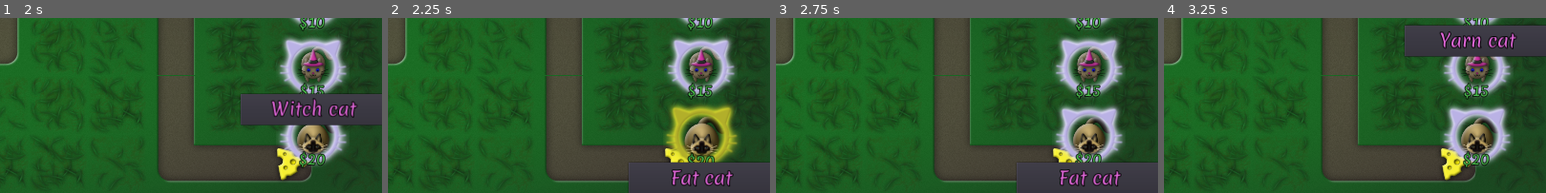
Above: before the commit, frames 1-4 (left to right).
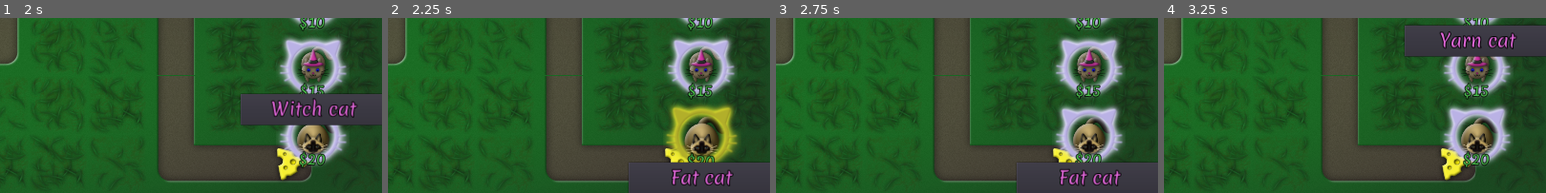
Above: after the commit, the same moments.

Repository: vibrunazo/godot-cats
Game: Godot game, scene res://scenes/maps/Map02.tscn
Same seed, same stepped clock (60 frames per second), same inputs: the game is played once before the commit and once after it. This scene is started directly instead of the project's main scene. Sound files missing from this copy of the repository are replaced by a short silence.
Inputs:
- Up to frame 1 (2 s): click "$10" at 0.5 s; click "$15" at 1.25 s
- Up to frame 2 (2.25 s): click "$20" at 2 s
- Up to frame 3 (2.75 s): no input
- Up to frame 4 (3.25 s): click "$10" at 2.75 s
The pictures show only the part of the screen within x 50-100%, y 34-83%; the shares and areas given below are measured in that part.

Frame 1 is identical in both runs. In frame 2, 0.2% of the frame differs, in the area x 74-91%, y 86-96%; in frame 3, 0.2%; in frame 4, nothing differs.

Commit message:
tooltips on cat buttons

Diff:
--- a/scenes/CircleButton.gd
+++ b/scenes/CircleButton.gd
@@ -8,6 +8,14 @@
 func _ready():
 	update_cost(cost)
 	el_tooltip.set_label(hint_tooltip)
+	var root = get_tree().current_scene
+	root.call_deferred("register_new_button", self)
+
+# register tooltip with the map, so the map can place the tooltip in the correct layer
+# called by the cat when the button is in a cat
+# called by the map when it's an action button
+func register_tooltip():
+	el_tooltip.register_tooltip()
 
 func show_tooltip() -> Tooltip:
 	el_tooltip.show()
@@ -62,6 +70,7 @@
 #		modulate = Color("cc9c9c9c")
 
 func set_state_from_coins(new_coins):
+	print('updating cost on button %s' % name)
 	if new_coins >= cost:
 		set_disabled(false)
 	else:
--- a/scenes/Tooltip.gd
+++ b/scenes/Tooltip.gd
@@ -5,11 +5,12 @@
 # Called when the node enters the scene tree for the first time.
 func _ready():
 	visible = false
-#	var root = get_tree().current_scene
-##	if root is Map:
-##	root.on_tooltip_spawned(self)
-	print('parent is %s' % get_parent())
-#	get_parent().call_deferred("remove_tooltip", self)
+
+# registers this tooltip on the map, so the map can place it in the appropriate layer
+# called by the CircleButton
+func register_tooltip():
+	var root = get_tree().current_scene
+	root.call_deferred("register_new_tooltip", self)
 
 func show():
 	visible = true
--- a/scenes/cats/Cat.gd
+++ b/scenes/cats/Cat.gd
@@ -84,6 +84,7 @@
 	$AudioGrass.play()
 	search_new_target()
 
+# adjust buttons positions so they don't stay off screen if the Cat is close to borders
 func adjust_UI():
 	if cell_pos.x == 0:
 		el_actions.rect_position.x += 200
@@ -97,6 +98,7 @@
 		el_actions.rect_position.y -= 250
 		el_actions.rect_pivot_offset.y += 250
 		el_actions.get_node("HBoxContainer").rect_pivot_offset.y += 250
+	register_tooltips()
 
 func select():
 	selected = true
@@ -119,6 +121,9 @@
 	for m in aggro_list:
 		var mouse: Mouse = m
 		mouse.show_target_index(false)
+
+func register_tooltips():
+	el_up1_button
 
 func update_aggro_labels():
 	if !Global.DEBUG: return
--- a/scenes/maps/Map.gd
+++ b/scenes/maps/Map.gd
@@ -19,7 +19,9 @@
 
 var mouse_scene = preload("res://scenes/Mouse.tscn")
 var data = GameData.cat_data
-onready var buttons: Array = get_tree().get_nodes_in_group("action_button")
+onready var action_buttons: Array = get_tree().get_nodes_in_group("action_button")
+var tooltips: Array = []
+var all_buttons: Array = []
 # the cat currently being built and dragged by the mouse
 var cat_building: Cat = null
 var cat_selected: Cat = null
@@ -99,15 +101,14 @@
 		Engine.time_scale = 4
 	start_time = Time.get_ticks_msec()
 	el_path = $Path2D
-	for b in buttons:
+	for b in action_buttons:
 		var button: CircleButton = b
 		var cat_data = data[button.name]
 		var cost = cat_data.cost
-		b.connect("mouse_entered", self, "button_entered", [b])
-		b.connect("mouse_exited", self, "button_exited", [b])
 		b.connect("pressed", self, "action_pressed", [b.get_name(), b])
 		b.connect("button_up", self, "action_released", [b.get_name(), b])
 		button.update_cost(cost)
+		button.register_tooltip()
 	ini_waves()
 	update_coins()
 	update_UI_mousebar()
@@ -170,31 +171,29 @@
 	yield(get_tree().create_timer(0.4), "timeout")
 	$AudioMusic.play()
 
-func on_tooltip_spawned(tip: Tooltip):
-#	var pos := tip.get_global_transform().origin
-	var pos := Vector2(100,100)
-#	tip.get_parent().remove_child(tip)
-#	tip.get_parent().call_deferred("remove_child", tip)
-	$UI/Tooltips.call_deferred("add_child", tip)
-#	yield(get_tree().create_timer(0.05), "timeout")
-#	$UI/Tooltips.add_child(tip)
-	tip.set_global_position(pos)
-#	tip.call_deferred("set_global_position", pos)
-
-func button_entered(button: CircleButton):
-	show_tooltip_on(button)
-
-func button_exited(button: CircleButton):
-	button.hide_tooltip()
-
-func show_tooltip_on(button: CircleButton):
-	for b in buttons:
-		b.hide_tooltip()
-	var tip := button.show_tooltip()
+func register_new_button(button: CircleButton):
+	all_buttons.append(button)
+	button.connect("mouse_entered", self, "button_entered", [button])
+	button.connect("mouse_exited", self, "button_exited", [button])
+
+func register_new_tooltip(tip: Tooltip):
+	tooltips.append(tip)
 	var pos := tip.get_global_transform().origin
 	tip.get_parent().remove_child(tip)
 	$UI/Tooltips.add_child(tip)
 	tip.set_global_position(pos)
+	print('registered tooltip %s' % tip)
+
+func button_entered(button: CircleButton):
+	show_tooltip_on(button)
+
+func button_exited(button: CircleButton):
+	button.hide_tooltip()
+
+func show_tooltip_on(button: CircleButton):
+	for t in tooltips:
+		t.hide()
+	var tip := button.show_tooltip()
 
 func action_pressed(name: String, button: CircleButton):
 	if cat_building:
@@ -310,7 +309,7 @@
 
 func update_coins():
 	el_coins.text = "$%s" % floor(coins)
-	for b in buttons:
+	for b in action_buttons:
 		var button: CircleButton = b
 		button.set_state_from_coins(coins)
 	if is_instance_valid(cat_selected):
